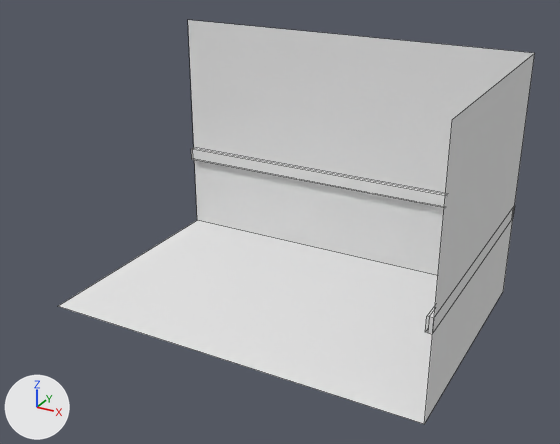
The Blender file Assets/models/floor_2/bathroom_e/bathroom_e.blend: old version first, new version second.
One viewpoint serves both versions: a camera (50 mm lens) standing at (12.09, -22.33, 14.23) and looking at (0.09, -0.52, 3.33). Lighting does not change. The marker at lower left points along +X, +Y and +Z. Mesh edges are drawn as thin lines.

In view in the first picture: 'floor', 'wall_n', 'wall_w', 'wood_wall.001'.
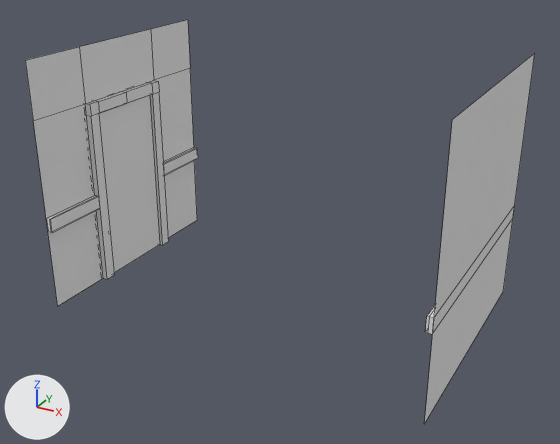
The change, as a list of edits to the scene's bpy script:
```text
Change ob_wood_wall_001:
    add ob_wood_wall_001.hide_set(True)  # its collection is switched off
Change ob_wall_w:
    add ob_wall_w.hide_set(True)  # its collection is switched off
Change ob_door:
    remove ob_door.hide_set(True)  # its collection is switched off
Change ob_door_frame:
    remove ob_door_frame.hide_set(True)  # its collection is switched off
Change ob_wood_wall_003:
    remove ob_wood_wall_003.hide_set(True)  # its collection is switched off
Change ob_wall_s:
    remove ob_wall_s.hide_set(True)  # its collection is switched off
Change ob_floor:
    add ob_floor.hide_set(True)  # its collection is switched off
```

Location of each change, [x1, y1, x2, y2] in pixels of the pictures (560 x 444 px):
'wall_w', hidden
    before: [188, 20, 534, 276]
'floor', hidden
    before: [59, 220, 438, 424]
'wall_s', shown
    after: [25, 20, 197, 306]
'door', shown
    after: [99, 95, 160, 273]
'door_frame', shown
    after: [85, 80, 169, 279]
'wood_wall.001', hidden
    before: [191, 147, 446, 207]
'wood_wall.003', shown
    after: [46, 147, 198, 233]
